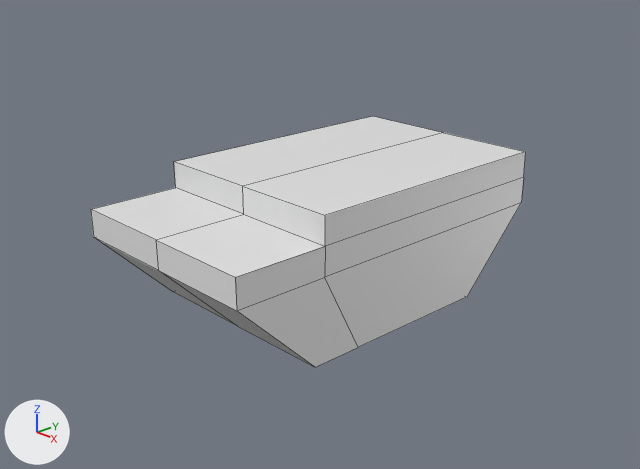
The Blender file Tank/Tank1.blend, before and after one commit.
Both versions are drawn from a 50 mm lens placed at (4.49, -4.21, 3.17), pointed at (0.08, -0.06, 0.86). The axes (+X, +Y, +Z) are drawn at lower left. The lights are the same throughout. Mesh edges are drawn as thin lines.

The scene before the commit, as lines of its bpy script (objects in view):
```python
me_cube = bpy.data.meshes.new('Cube')
me_cube.from_pydata(...)  # 21 vertices, 16 faces; spans x -0.8..0.0, y -1.4..1.4, z 0.34..1.35
me_cube.materials.append(mat_material)  # white #e7e7e7
me_cube_001 = bpy.data.meshes.new('Cube.001')
me_cube_001.from_pydata(...)  # 40 vertices, 22 faces; spans x -1.53..1.53, y -0.84..1.16, z -1.0..0.58
ob_center = bpy.data.objects.new('Center', me_cube)
ob_center.location = (0.0, 0.0, 0.0)
ob_center.rotation_euler = (0.0, 0.0, -3.142)  # degrees (0, 0, -180)
_m = ob_center.modifiers.new('Mirror', 'MIRROR')
ob_tracks = bpy.data.objects.new('Tracks', me_cube_001)
ob_tracks.location = (1.207, -0.01, 0.7)
ob_tracks.rotation_euler = (0.0, 0.0, 7.854)  # degrees (0, 0, 90)
ob_tracks.scale = (1.0, 0.35, 0.7)
_m = ob_tracks.modifiers.new('Mirror', 'MIRROR')
_m.mirror_object = ob_center
ob_tracks.hide_set(True)
```
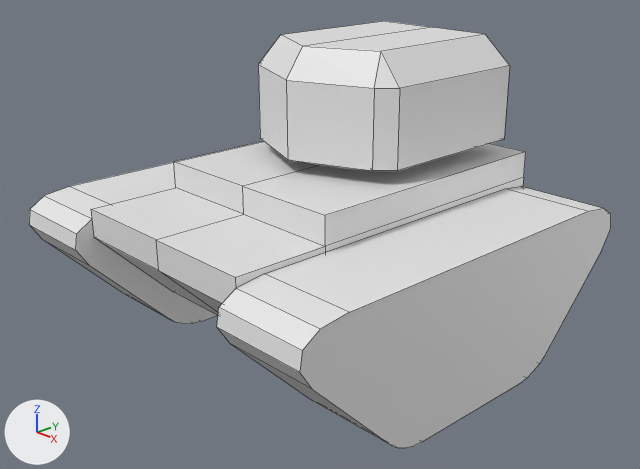
Where the change shows, as pixel boxes [x1, y1, x2, y2] in the pictures (640 x 469 px):
'Tracks', shown
    after: [29, 162, 611, 448]
'Canon', added
    after: [258, 21, 510, 171]

Diff of the bpy script that builds the scene:
```diff
--- a/Tank/Tank1.blend.py
+++ b/Tank/Tank1.blend.py
@@ me_cube_002 @@
+me_cube_002.from_pydata([(0.0, 1.0, 0.5), (0.0, -1.22, 0.5), (1.0, 1.0, 0.5), (0.71, 0.93, 1.0), (0.0, 0.93, 1.0), (0.0, -1.0, 1.0), (0.71, 0.93, 1.0), (0.0, 0.93, 1.0), (0.57, 0.57, -1.07), (1.0, 1.0, -0.82), (0.0, 1.0, -0.82), (0.0, 0.57, -1.07), (0.0, -0.78, -1.07), (0.0, -1.22, -0.82), (0.84, -0.88, 0.5), (1.0, -0.71, 0.5), (0.71, -0.66, 1.0), (0.57, -0.27, -1.07), (0.4, -0.44, -1.07), (1.0, -0.71, -0.82), (0.83, -0.88, -0.82)], [(7, 6)], [(0, 4, 3, 2), (9, 2, 15, 19), (10, 0, 2, 9), (3, 4, 5, 16), (12, 18, 20, 13), (2, 3, 16, 15), (11, 8, 17, 18, 12), (17, 8, 9, 19), (8, 11, 10, 9), (20, 14, 1, 13), (16, 14, 15), (20, 18, 17, 19), (14, 20, 19, 15), (14, 16, 5, 1)])
@@ ob_tracks @@
 _m = ob_tracks.modifiers.new('Mirror', 'MIRROR')
 _m.mirror_object = ob_center
-ob_tracks.hide_set(True)
@@ ob_canon @@
+ob_canon = bpy.data.objects.new('Canon', me_cube_002)
+ob_canon.location = (0.0, 0.553, 1.8)
+ob_canon.scale = (0.7, 0.7, 0.42)
+_m = ob_canon.modifiers.new('Mirror', 'MIRROR')
```
